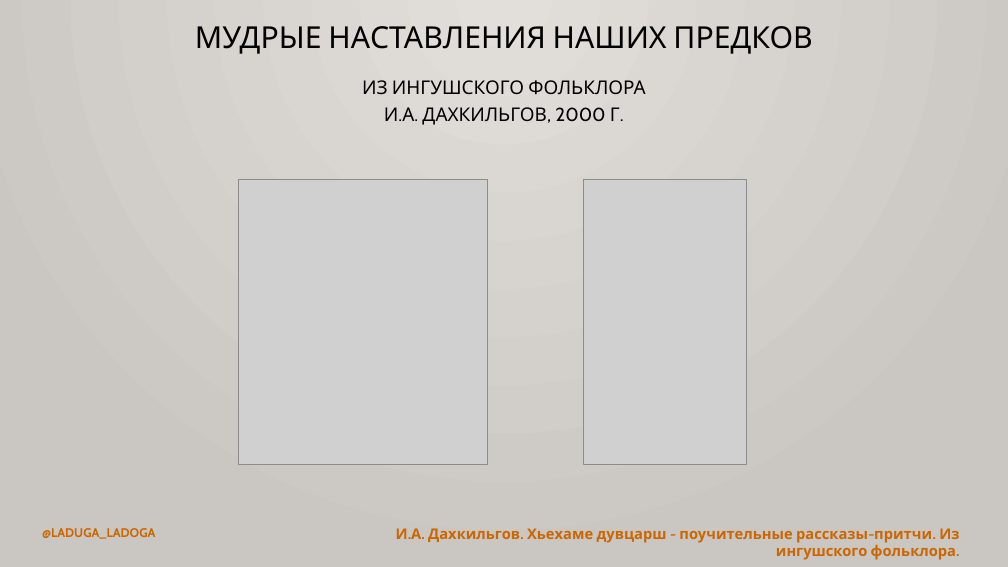
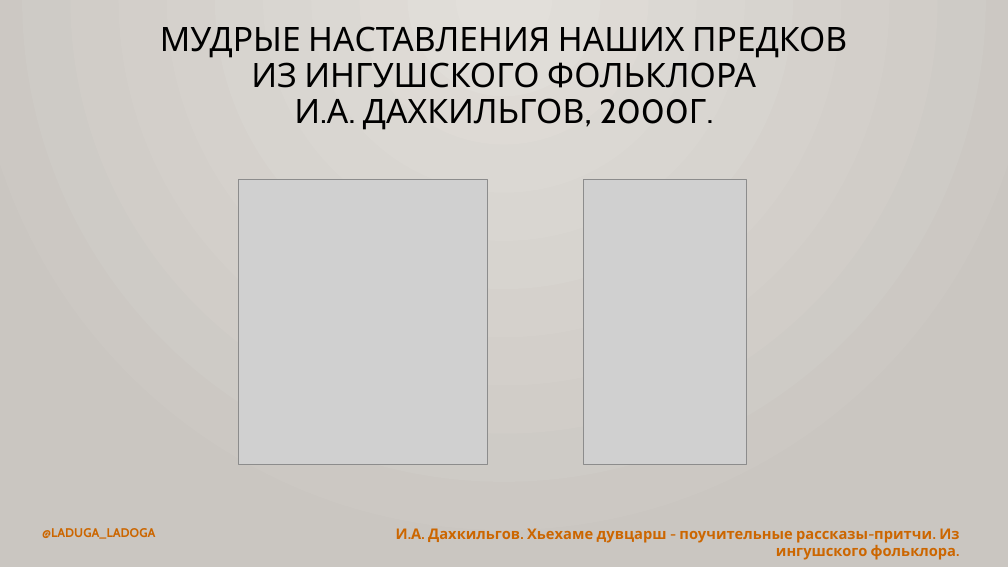
Before and after one commit to bumbari/dahkilgov, a slide deck: slide 2 of p/pptx/p_1_1.pptx. Drawn at 1008x567 pixels with LibreOffice and Linux fonts; fonts in the diff are those of the drawing; grey boxes stand for pictures. Boxes give left, top, right and bottom in pixels: in the first picture for what was removed or moved away, otherwise in the second. Text is boxed around its words. In the diff, an @@ line names an element or a change of style, - is before the commit and + after.

```diff
--- a/p/pptx/p_1_1.pptx
+++ b/p/pptx/p_1_1.pptx
@@ title at box(160, 26, 847, 130): text changed; size 28.8 to 32 pt @@
-МУДРЫЕ НАСТАВЛЕНИЯ НАШИХ ПРЕДКОВ
+МУДРЫЕ НАСТАВЛЕНИЯ НАШИХ ПРЕДКОВ
+ИЗ ИНГУШСКОГО ФОЛЬКЛОРА
+И.А. ДАХКИЛЬГОВ, 2000Г.
@@ text removed at box(362, 80, 645, 125) @@
-ИЗ ИНГУШСКОГО ФОЛЬКЛОРА
-И.А. ДАХКИЛЬГОВ, 2000 Г.
```
Also in this commit, not shown: 2 other slides changed, 1 slide added, 2 slides removed, 2 other files.
